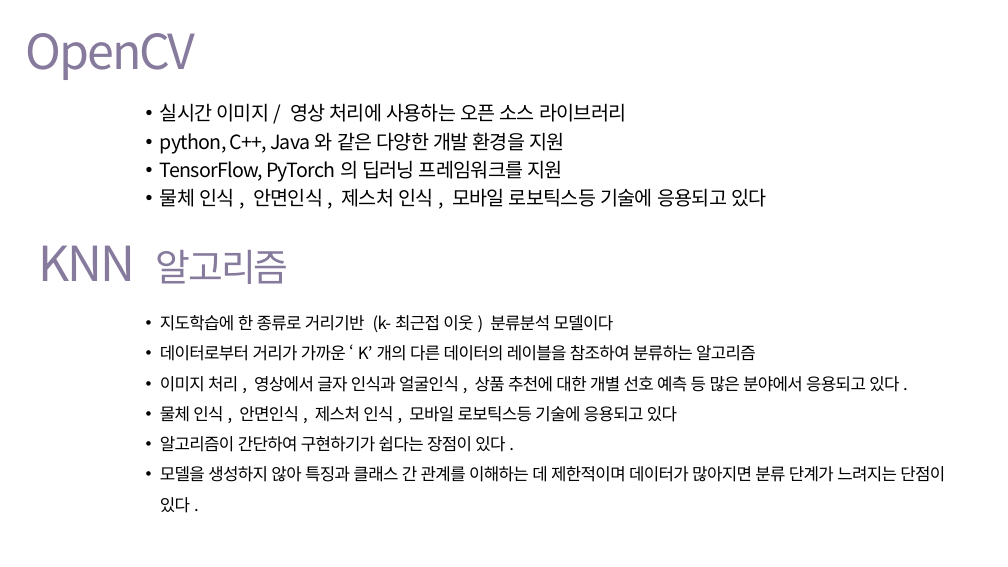
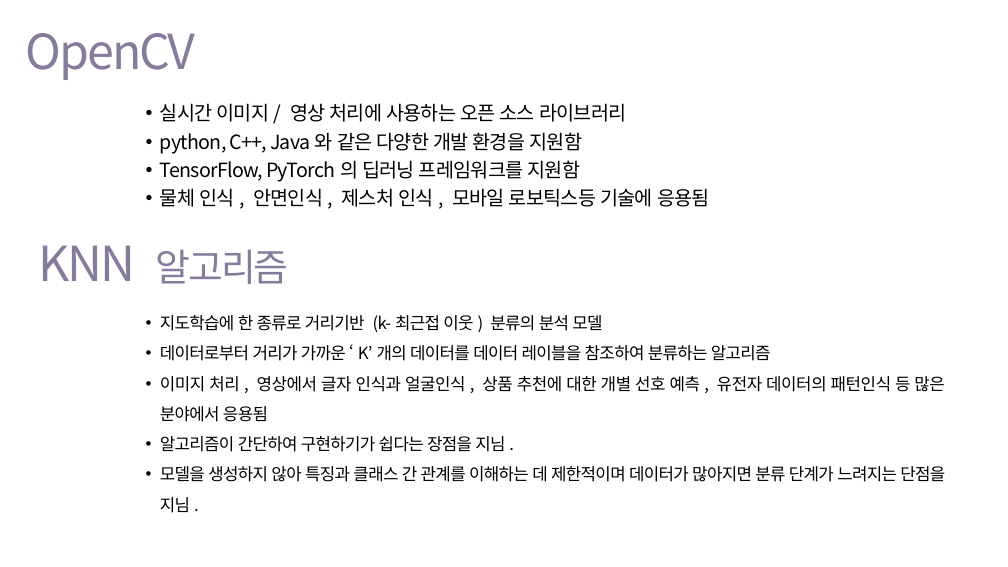
Before and after one commit to hanYijin/portfolio_2021, a slide deck: slide 4 of python데이터 분석과 이미지처리.pptx. Drawn at 1008x567 pixels with LibreOffice and Linux fonts; fonts in the diff are those of the drawing. Boxes give left, top, right and bottom in pixels: in the first picture for what was removed or moved away, otherwise in the second. Text is boxed around its words. In the diff, an @@ line names an element or a change of style, - is before the commit and + after.

```diff
--- a/python데이터 분석과 이미지처리.pptx
+++ b/python데이터 분석과 이미지처리.pptx
@@ text at bbox=[160, 132, 710, 207]: text changed @@
-• python, C++, Java와 같은 다양한 개발 환경을 지원
-• TensorFlow, PyTorch의 딥러닝 프레임워크를 지원
-• 물체 인식, 안면인식, 제스처 인식, 모바일 로보틱스등 기술에 응용되고 있다
+• python, C++, Java와 같은 다양한 개발 환경을 지원함
+• TensorFlow, PyTorch의 딥러닝 프레임워크를 지원함
+• 물체 인식, 안면인식, 제스처 인식, 모바일 로보틱스등 기술에 응용됨
@@ text at bbox=[160, 315, 945, 513]: text changed @@
-• 지도학습에 한 종류로 거리기반 (k-최근접 이웃) 분류분석 모델이다
-• 데이터로부터 거리가 가까운 ‘K’개의 다른 데이터의 레이블을 참조하여 분류하는 알고리즘
-• 이미지 처리, 영상에서 글자 인식과 얼굴인식, 상품 추천에 대한 개별 선호 예측 등 많은 분야에서 응용되고 있다.
-• 물체 인식, 안면인식, 제스처 인식, 모바일 로보틱스등 기술에 응용되고 있다
-• 알고리즘이 간단하여 구현하기가 쉽다는 장점이 있다.
-• 모델을 생성하지 않아 특징과 클래스 간 관계를 이해하는 데 제한적이며 데이터가 많아지면 분류 단계가 느려지는 단점이 있다.
+• 지도학습에 한 종류로 거리기반 (k-최근접 이웃) 분류의 분석 모델
+• 데이터로부터 거리가 가까운 ‘K’개의 데이터를 데이터 레이블을 참조하여 분류하는 알고리즘
+• 이미지 처리, 영상에서 글자 인식과 얼굴인식, 상품 추천에 대한 개별 선호 예측, 유전자 데이터의 패턴인식 등 많은 분야에서 응용됨
+• 알고리즘이 간단하여 구현하기가 쉽다는 장점을 지님.
+• 모델을 생성하지 않아 특징과 클래스 간 관계를 이해하는 데 제한적이며 데이터가 많아지면 분류 단계가 느려지는 단점을 지님.
```
Also in this commit, not shown: 11 other slides changed, 14 other files.
